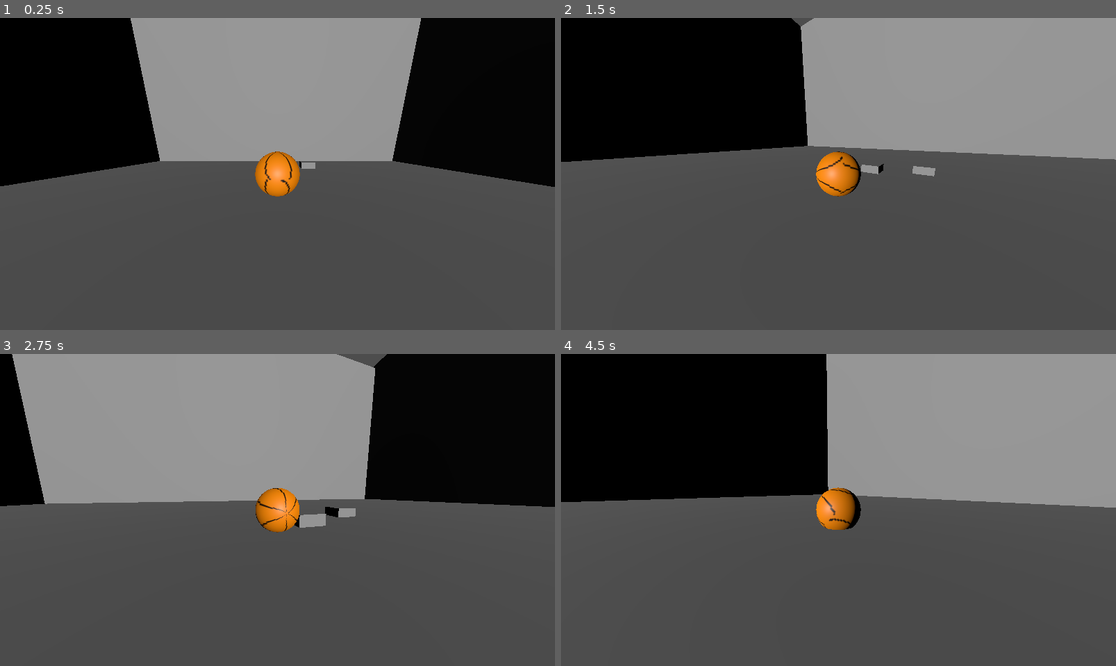
Above: before the commit, frames 1-4 (two rows, left to right).
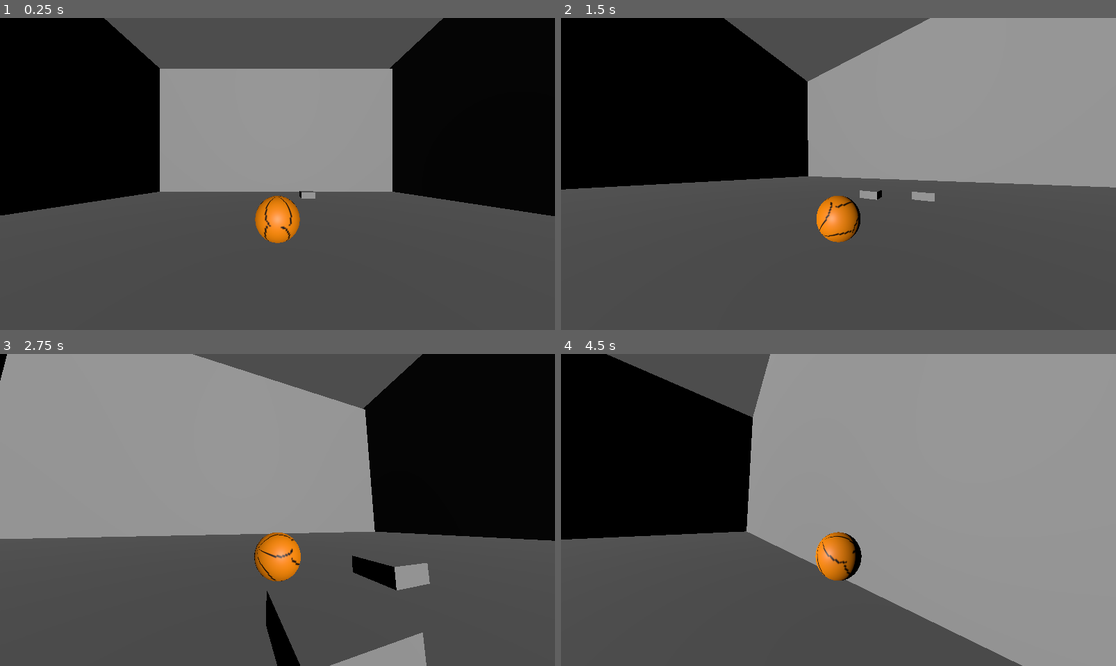
Above: after the commit, the same moments.

Repository: sleepycabbage/Murder-Balls
Game: Godot game, scene res://node_3d.tscn
Same seed, same stepped clock (60 frames per second), same inputs: the game is played once before the commit and once after it.
Inputs (mouse positions are in pixels of both pictures, inside the frame that each line leads up to):
- Up to frame 1 (0.25 s): no input
- Up to frame 2 (1.5 s): move the mouse to (866, 174) at 0.52 s; hold W (Forward) from 0.53 s (still down); tap Space (Jump) at 0.77 s; move the mouse to (810, 174) at 1.27 s
- Up to frame 3 (2.75 s): keep holding W (Forward); tap Space (Jump) at 1.52 s; move the mouse to (288, 503) at 2.02 s
- Up to frame 4 (4.5 s): keep holding W (Forward); move the mouse to (832, 516) at 2.77 s; tap Space (Jump) at 3.02, 3.77 s; move the mouse to (877, 513) at 3.52 s; move the mouse to (794, 506) at 4.27 s

The runs differ from the first frame. In frame 1, 20% of the frame differs, in the area x 0-100%, y 0-73%; in frame 2, 14%; in frame 3, 20%; in frame 4, 38%, in the area x 0-100%, y 0-100%.

Commit message:
fixed camera and floor cast

Diff:
--- a/CameraHolder.gd
+++ b/CameraHolder.gd
@@ -3,12 +3,15 @@
 const SENSITIVITY = 0.01
 
 const DEFAULTDISTANCE=3
+const WALLCAMERAOFFSET = 0.1
 
 var distance=DEFAULTDISTANCE
 
 @onready var camera=$neck/Camera
 
 @onready var raycast=$neck/cast
+
+@onready var neck = $neck
 
 func _ready():
 	Input.set_mouse_mode(Input.MOUSE_MODE_CAPTURED)
@@ -17,14 +20,15 @@
 func _unhandled_input(event):
 	if(event is InputEventMouseMotion):
 		rotate_y(-event.relative.x * SENSITIVITY)
-		camera.rotate_x(-event.relative.y * SENSITIVITY)
-		camera.rotation.x = clamp(camera.rotation.x, deg_to_rad(-40),deg_to_rad(60))
+		neck.rotate_x(-event.relative.y * SENSITIVITY)
+		neck.rotation.x = clamp(neck.rotation.x, deg_to_rad(-40),deg_to_rad(60))
 
 func _physics_process(delta):
 	distance=DEFAULTDISTANCE
-	raycast.target_position.z=-distance
+	raycast.target_position.z = distance
 	#raycast.position.z=distance
 	if (raycast.is_colliding()):
-		distance = (raycast.global_position - raycast.get_collision_point()).length()
-	camera.position.z=distance
-	camera.position.y=-camera.rotation.x*distance
+		distance = (raycast.global_position - raycast.get_collision_point()).length() - WALLCAMERAOFFSET
+	camera.position.z = distance
+
+	#camera.position.y=-camera.rotation.x*distance
--- a/CameraHolder.tscn
+++ b/CameraHolder.tscn
@@ -1,31 +1,19 @@
-[gd_scene load_steps=5 format=3 uid="uid://hx6vmxkr1agi"]
+[gd_scene load_steps=2 format=3 uid="uid://hx6vmxkr1agi"]
 
 [ext_resource type="Script" path="res://CameraHolder.gd" id="1_rg7mf"]
-[ext_resource type="Texture2D" uid="uid://dwyuyh4jffipq" path="res://phil_face.png" id="2_dg27t"]
-
-[sub_resource type="BoxMesh" id="BoxMesh_edba3"]
-
-[sub_resource type="StandardMaterial3D" id="StandardMaterial3D_jc3i4"]
-transparency = 1
-albedo_texture = ExtResource("2_dg27t")
-uv1_scale = Vector3(3, 2, 1)
 
 [node name="CameraHolder" type="Node3D"]
-transform = Transform3D(1, 0, 0, 0, 0.972529, 0.232783, 0, -0.232783, 0.972529, 0, 0.978384, -1.49124)
+transform = Transform3D(1, 0, 0, 0, 1, 0, 0, 0, 1, 0, 0, 0)
 script = ExtResource("1_rg7mf")
 
-[node name="MeshInstance3D" type="MeshInstance3D" parent="."]
-visible = false
-mesh = SubResource("BoxMesh_edba3")
-surface_material_override/0 = SubResource("StandardMaterial3D_jc3i4")
-
 [node name="neck" type="Node3D" parent="."]
+transform = Transform3D(1, 0, 0, 0, 1, 0, 0, 0, 1, 0, 1, 0)
 
 [node name="cast" type="RayCast3D" parent="neck"]
-transform = Transform3D(1, 0, 0, 0, 1, -1.04308e-07, 0, 1.04308e-07, 1, 0, -0.222, 4)
+transform = Transform3D(1, 0, 0, 0, 1, -1.04308e-07, 0, 1.04308e-07, 1, 0, 0, 0)
 target_position = Vector3(0, 0, -1)
 hit_from_inside = true
 
 [node name="Camera" type="Camera3D" parent="neck"]
-transform = Transform3D(1, 0, 0, 0, 1, -5.96046e-08, 0, 5.96046e-08, 1, 0, -0.222, 4)
+transform = Transform3D(1, 0, 0, 0, 1, -5.96046e-08, 0, 5.96046e-08, 1, 0, 0, 2)
 fov = 99.4
--- a/Movement.gd
+++ b/Movement.gd
@@ -32,8 +32,10 @@
 			linear_velocity.y=jumpForce
 			coyoteTime=0
 	cameraHolder.position=position
+
 	var inputDirection=Input.get_vector("Left","Right","Forward","Backward")
 	var direction = (cameraHolder.transform.basis * Vector3(inputDirection.x,0,inputDirection.y)).normalized()
+
 	if direction:
 		angular_velocity.z+=-direction.x*delta*ACCELERATION
 		# quick turns
@@ -45,4 +47,7 @@
 			angular_velocity.x=sign(direction.z)*abs(angular_velocity.x)*TURNAROUNDMULTIPLIER
 		angular_velocity.z=clamp(angular_velocity.z,-movementSpeed,movementSpeed)
 		angular_velocity.x=clamp(angular_velocity.x,-movementSpeed,movementSpeed)
+
+
+	groundDetector.global_rotation=Vector3.ZERO
 	pass
--- a/Player.tscn
+++ b/Player.tscn
@@ -25,7 +25,7 @@
 [node name="Player" type="Node3D"]
 
 [node name="Player" type="RigidBody3D" parent="." node_paths=PackedStringArray("cameraHolder")]
-transform = Transform3D(0.3, 0, 0, 0, 0.3, 0, 0, 0, 0.3, 0, 0.403065, 0)
+transform = Transform3D(0.3, 0, 0, 0, 0.3, 0, 0, 0, 0.3, 0, 0, 0)
 collision_layer = 2
 physics_material_override = SubResource("PhysicsMaterial_eufuu")
 gravity_scale = 3.0
@@ -40,6 +40,5 @@
 surface_material_override/0 = SubResource("StandardMaterial3D_odgib")
 
 [node name="GroundDetector" type="RayCast3D" parent="Player"]
-transform = Transform3D(1, 0, 0, 0, 1, 0, 0, 0, 1, 0, 0.4249, 0)
 
 [node name="CameraHolder" parent="." instance=ExtResource("2_pgxj6")]
